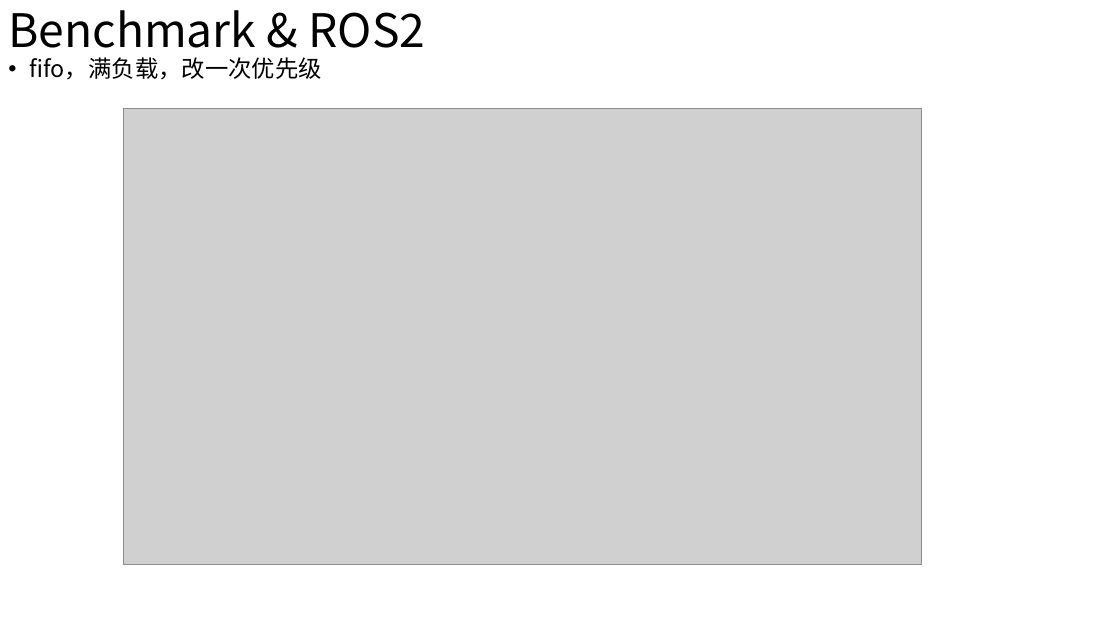
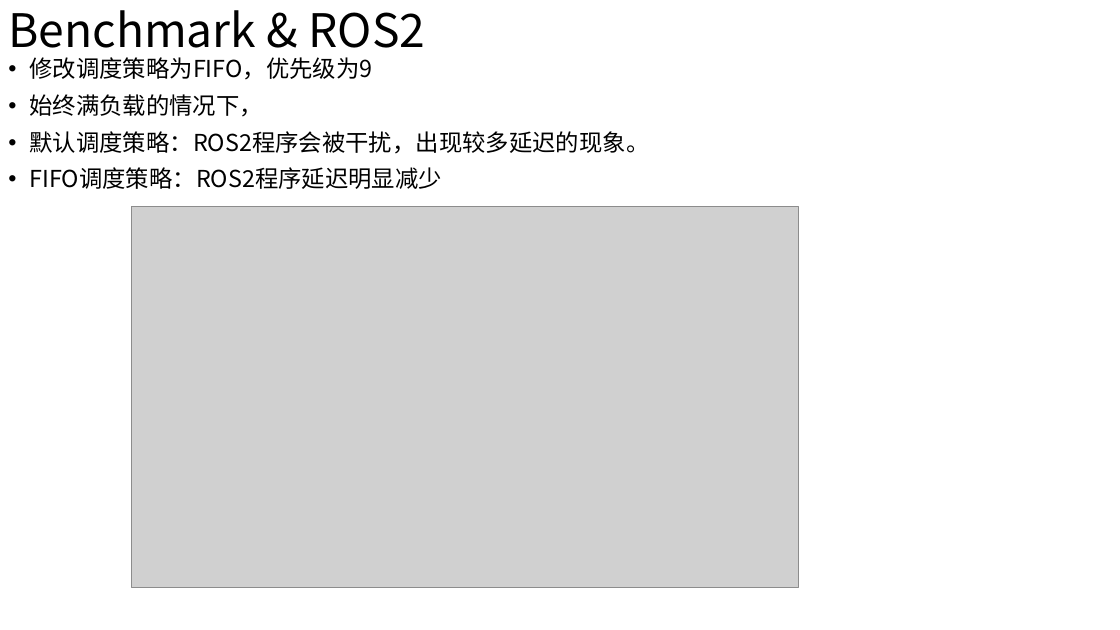
Before and after one commit to wsm6636/note, a slide deck: slide 3 of 06-ppt/discussion/0719.pptx. Drawn at 1120x630 pixels with LibreOffice and Linux fonts; fonts in the diff are those of the drawing; grey boxes stand for pictures. Boxes give left, top, right and bottom in pixels: in the first picture for what was removed or moved away, otherwise in the second. Text is boxed around its words. In the diff, an @@ line names an element or a change of style, - is before the commit and + after.

```diff
--- a/06-ppt/discussion/0719.pptx
+++ b/06-ppt/discussion/0719.pptx
@@ text at (29, 57, 649, 189): text changed @@
-• fifo，满负载，改一次优先级
+• 修改调度策略为FIFO，优先级为9
+• 始终满负载的情况下，
+• 默认调度策略：ROS2程序会被干扰，出现较多延迟的现象。
+• FIFO调度策略：ROS2程序延迟明显减少
@@ picture: place and size @@
-picture at (124, 108, 922, 564)
+picture at (132, 207, 799, 587)
```
Also in this commit, not shown: 2 other slides changed.
